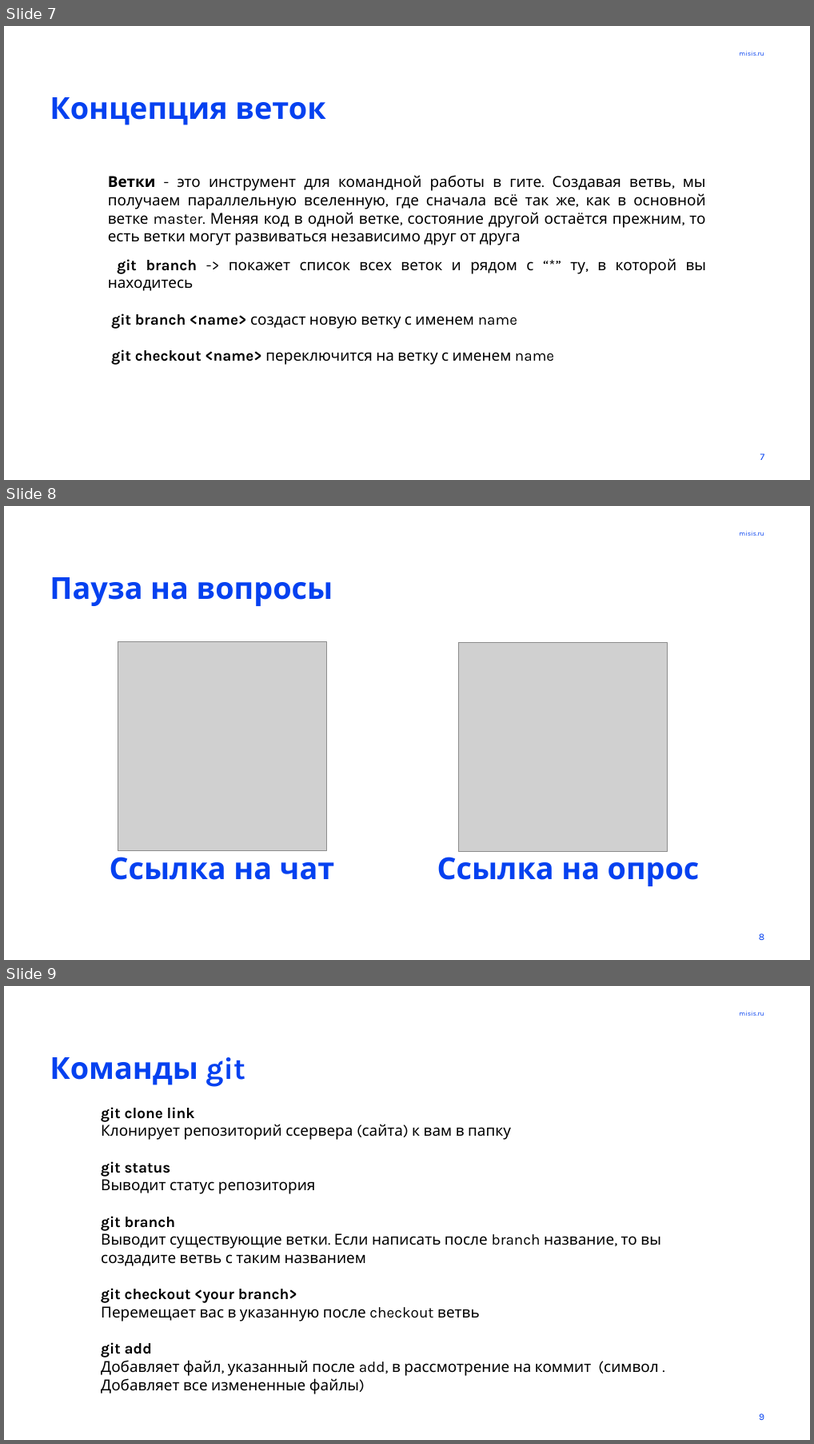
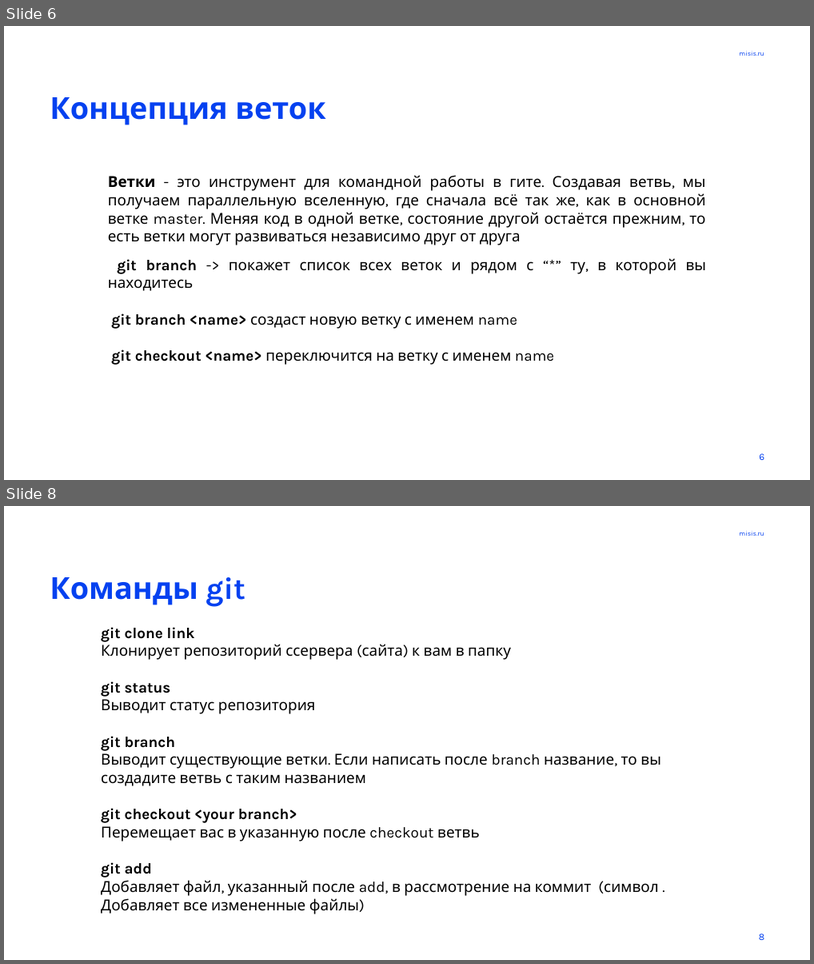
Before and after one commit to zxccdw/autumn_school_projects, a slide deck: chapter-1/материалы по гиту.pptx. Shown one above the other, each under a label of ours: slides 7, 8 and 9 before the commit, slides 6 and 8 after it; the slides between them are not shown. The pictures are 814x1444 and 814x964 pixels, drawn with LibreOffice and Linux fonts; fonts in the diff are those of the drawing; grey boxes stand for pictures; background and template pictures are left out. Boxes give left, top, right and bottom in pixels: in the first picture for what was removed or moved away, otherwise in the second. Text is boxed around its words. In the diff, an @@ line names an element or a change of style, - is before the commit and + after.

```diff
--- a/chapter-1/материалы по гиту.pptx
+++ b/chapter-1/материалы по гиту.pptx
@@ slide 8 removed at [4,506,810,960], background #FFFFFF; not listed: 1 template element that a slide beside it also shows @@
@@ title removed at [50,577,334,606] @@
-Пауза на вопросы
@@ picture removed at [118,642,326,851] @@
@@ picture removed at [458,643,667,851] @@
@@ text removed at [110,856,334,880] @@
-Ссылка на чат
@@ text removed at [438,851,700,886] @@
-Ссылка на опрос
@@ page number removed at [759,933,765,940] @@
-8
@@ what was slide 7 is now slide 6 @@
@@ page number at [759,453,765,460]: text changed @@
-7
+6
@@ what was slide 9 is now slide 8 @@
@@ page number at [759,933,765,940]: text changed @@
-9
+8
```
Also in this commit, not shown: 1 slide changed.
